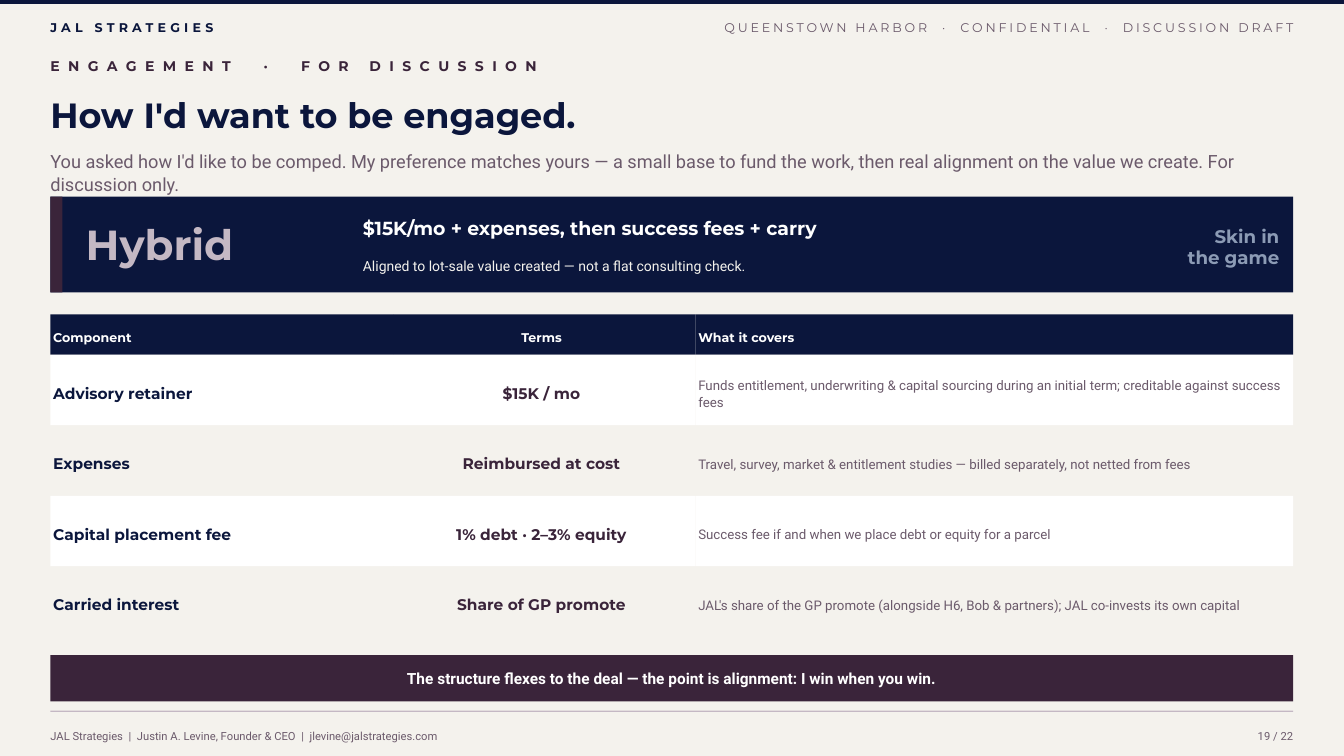
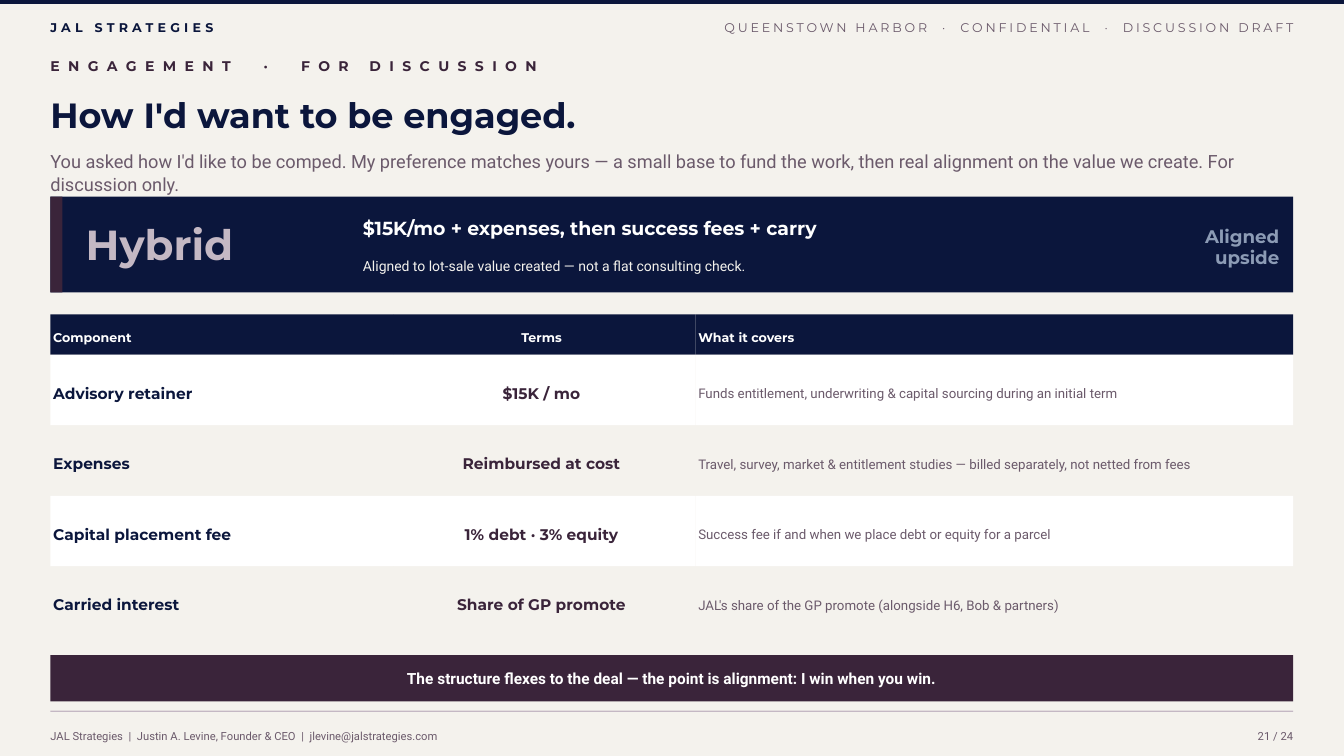
Before and after one commit to jlevine711/Apex, a slide deck: slide 21 of JAL_Queenstown_Harbor_Proposal.pptx (slide 19 before the commit). Drawn at 1344x756 pixels with LibreOffice and Linux fonts; fonts in the diff are those of the drawing. Boxes give left, top, right and bottom in pixels: in the first picture for what was removed or moved away, otherwise in the second. Text is boxed around its words. In the diff, an @@ line names an element or a change of style, - is before the commit and + after.

```diff
--- a/JAL_Queenstown_Harbor_Proposal.pptx
+++ b/JAL_Queenstown_Harbor_Proposal.pptx
@@ text at (1205,229,1279,268): text changed @@
-Skin in
-the game
+Aligned
+upside
@@ text at (698,388,1117,401): text changed @@
-Funds entitlement, underwriting & capital sourcing during an initial term; creditable against success fees
+Funds entitlement, underwriting & capital sourcing during an initial term
@@ text at (465,528,618,543): text changed @@
-1% debt · 2–3% equity
+1% debt · 3% equity
@@ text at (698,599,1059,613): text changed @@
-JAL's share of the GP promote (alongside H6, Bob & partners); JAL co-invests its own capital
+JAL's share of the GP promote (alongside H6, Bob & partners)
@@ text at (1258,732,1294,740): text changed @@
-19 / 22
+21 / 24
```
Also in this commit, not shown: 20 other slides changed, 2 slides added, 4 other files.
